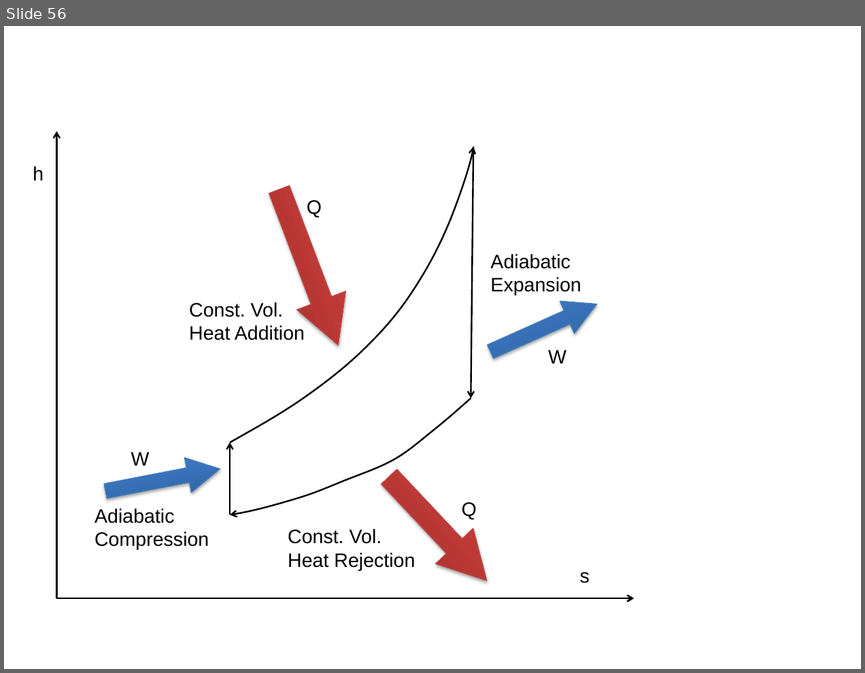
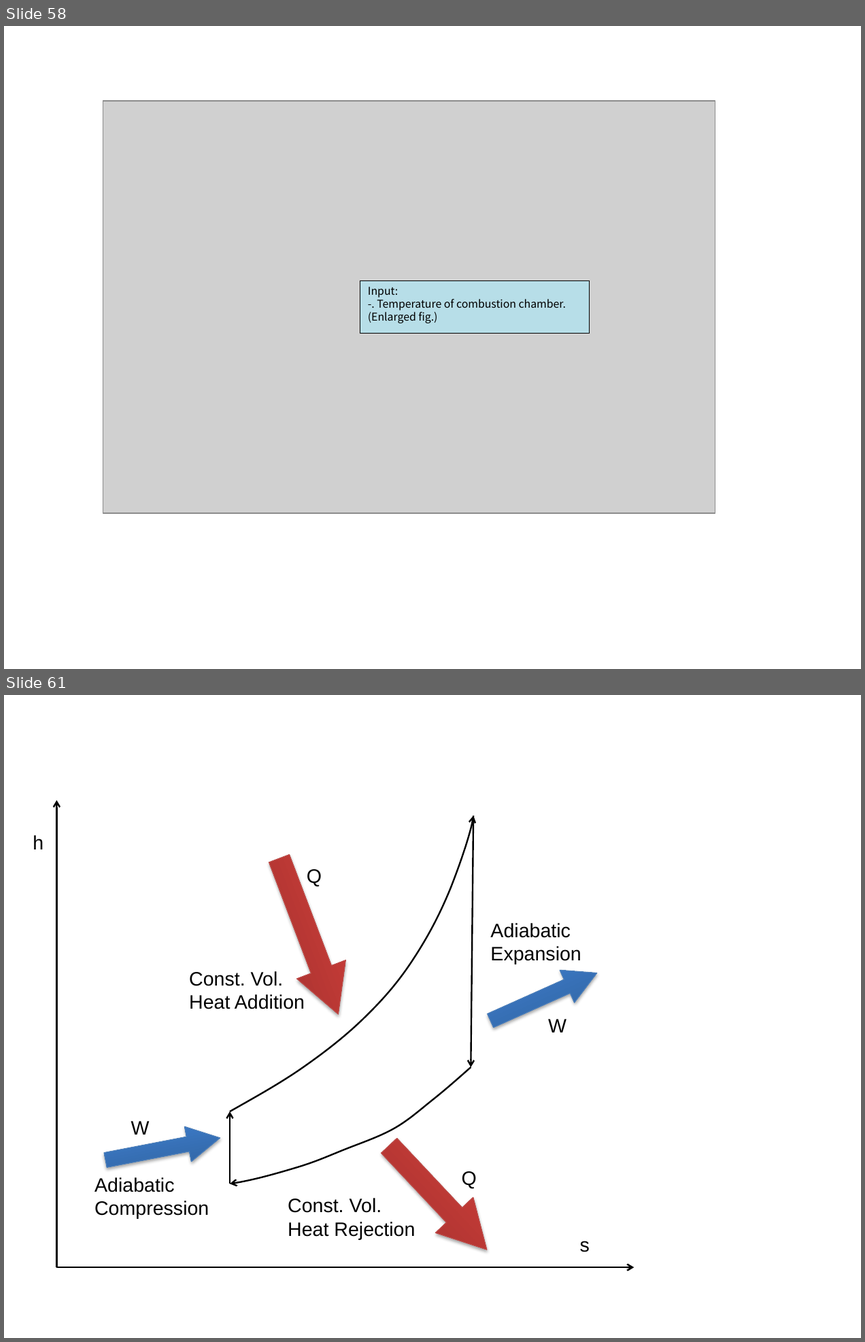
Before and after one commit to zeta-plusplus/PropulsionSystem, a slide deck: figs/makeFig.pptx. Shown one above the other, each under a label of ours: slide 56 before the commit, slides 58 and 61 after it; the slides between them are not shown. The pictures are 865x673 and 865x1342 pixels, drawn with LibreOffice and Linux fonts; fonts in the diff are those of the drawing; grey boxes stand for pictures. Boxes give left, top, right and bottom in pixels: in the first picture for what was removed or moved away, otherwise in the second. Text is boxed around its words. In the diff, an @@ line names an element or a change of style, - is before the commit and + after.

```diff
--- a/figs/makeFig.pptx
+++ b/figs/makeFig.pptx
@@ slide 58 added at <box>4,26,861,669</box>, background #FFFFFF @@
@@ picture added at <box>103,101,715,513</box> @@
@@ rectangle added at <box>360,280,589,333</box>, fill #B7DEE8, outline #000000 0.75 pt, 10 pt, text #000000 @@
+Input:
+-. Temperature of combustion chamber. (Enlarged fig.)
@@ what was slide 56 is now slide 61 @@
```
Also in this commit, not shown: 3 other slides added, 4 slides removed, 4 other files.
